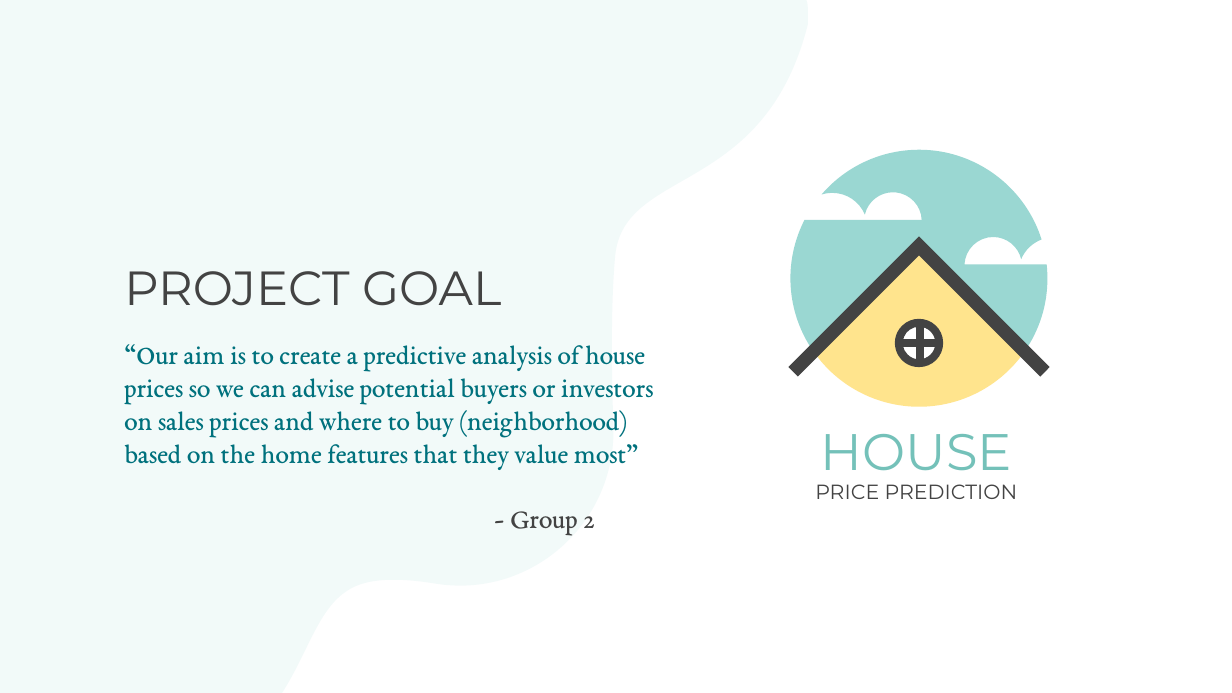
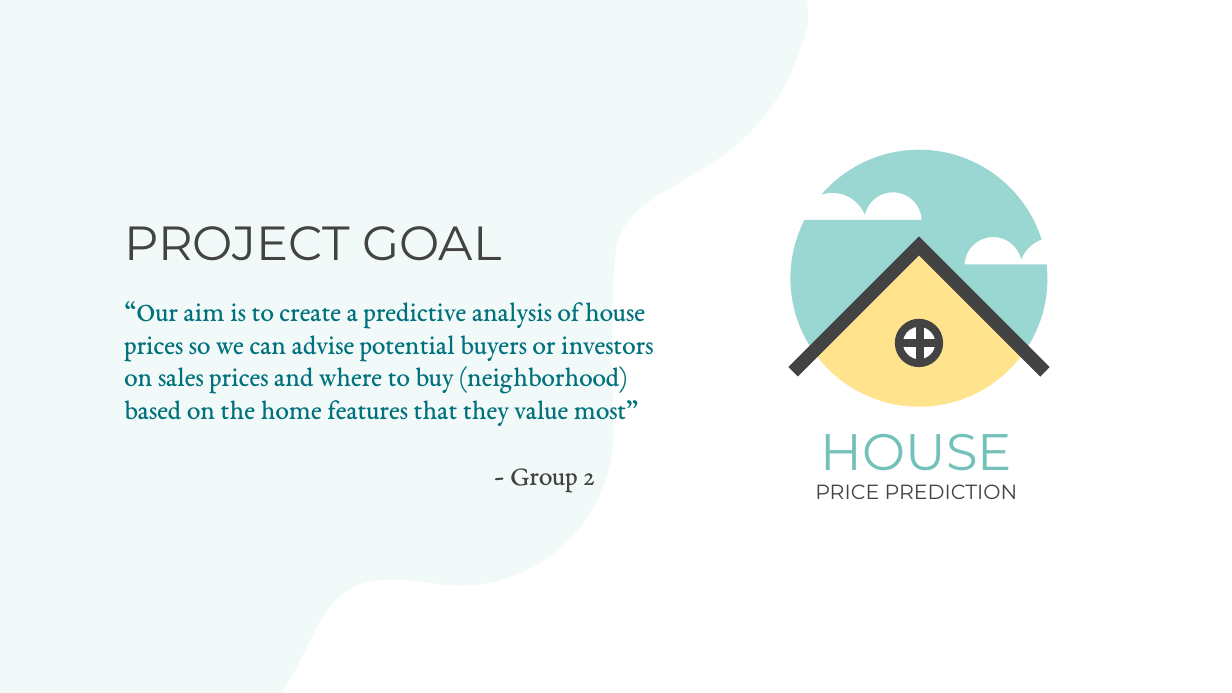
Before and after one commit to BrownTD/Final-Project, a slide deck: slide 3 of Group 2 Final Project House Price Prediction.pptx. Drawn at 1232x693 pixels with LibreOffice and Linux fonts; fonts in the diff are those of the drawing. Boxes give left, top, right and bottom in pixels: in the first picture for what was removed or moved away, otherwise in the second. Text is boxed around its words. In the diff, an @@ line names an element or a change of style, - is before the commit and + after.

```diff
--- a/Group 2 Final Project House Price Prediction.pptx
+++ b/Group 2 Final Project House Price Prediction.pptx
@@ title "PROJECT GOAL": place and size @@
-title "PROJECT GOAL" at bbox=[124, 271, 501, 306]
+title "PROJECT GOAL" at bbox=[124, 226, 501, 261]
@@ subtitle "“Our aim is to create ...": place and size @@
-subtitle "“Our aim is to create ..." at bbox=[124, 344, 653, 536]
+subtitle "“Our aim is to create ..." at bbox=[124, 301, 653, 492]
```
Also in this commit, not shown: 7 other slides changed, 6 slides added.
